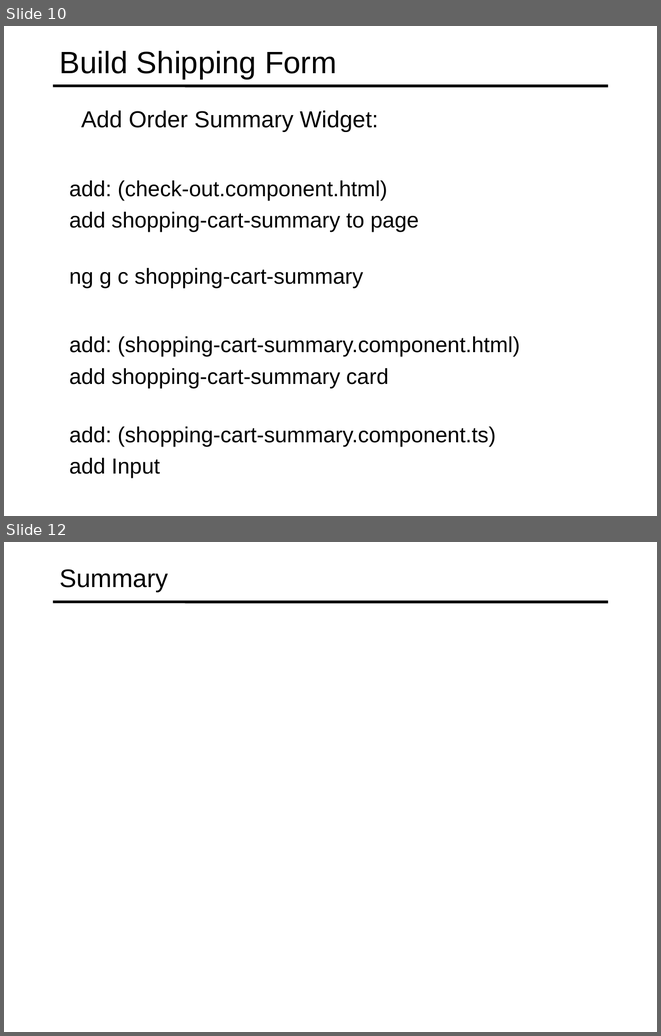
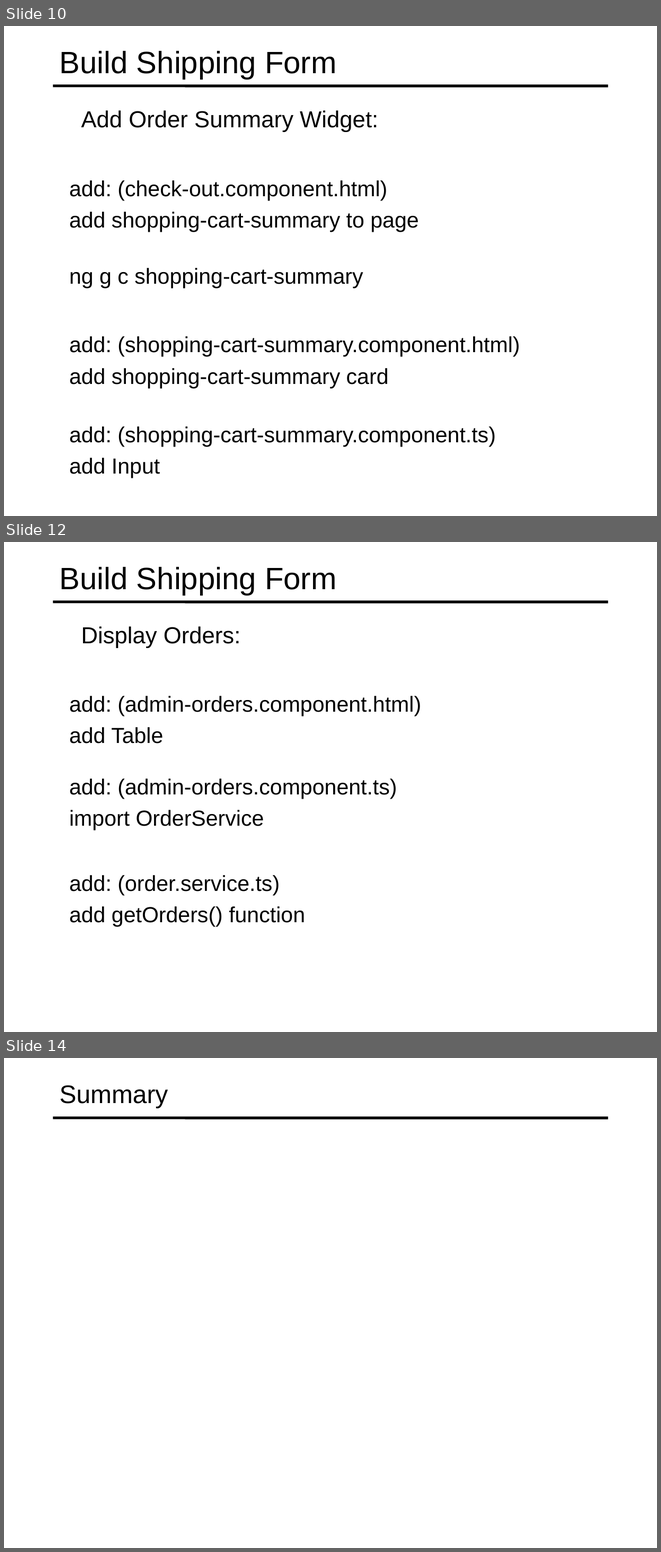
Before and after one commit to specter01wj/Jago_Link_Training, a slide deck: Angular/Angular7/Angular Advanced Course/Project/22.Project_Check Out Module/L6_Project_Check Out Module.ppt. Shown one above the other, each under a label of ours: slides 10 and 12 before the commit, slides 10, 12 and 14 after it; the slides between them are not shown. The pictures are 661x1036 and 661x1552 pixels, drawn with LibreOffice and Linux fonts; fonts in the diff are those of the drawing. Boxes give left, top, right and bottom in pixels: in the first picture for what was removed or moved away, otherwise in the second. Text is boxed around its words. In the diff, an @@ line names an element or a change of style, - is before the commit and + after.

```diff
--- a/Angular/Angular7/Angular Advanced Course/Project/22.Project_Check Out Module/L6_Project_Check Out Module.ppt
+++ b/Angular/Angular7/Angular Advanced Course/Project/22.Project_Check Out Module/L6_Project_Check Out Module.ppt
@@ slide 12 added at <box>4,542,657,1032</box>, background #FFFFFF; not listed: 1 template element that a slide beside it also shows @@
@@ title added at <box>60,567,337,595</box>, 34 pt, text #000000 @@
+Build Shipping Form
@@ text added at <box>81,626,241,648</box>, 25.5 pt, text #000000 @@
+  Display Orders:
@@ text added at <box>69,696,421,743</box>, 24 pt, text #000000 @@
+  add: (admin-orders.component.html)
+  add Table
@@ text added at <box>69,778,397,830</box>, 24 pt, text #000000 @@
+  add: (admin-orders.component.ts)
+  import OrderService
@@ text added at <box>69,875,305,927</box>, 24 pt, text #000000 @@
+  add: (order.service.ts)
+  add getOrders() function
@@ what was slide 12 is now slide 14 @@
```
Also in this commit, not shown: 1 slide changed, 1 other slide added.
